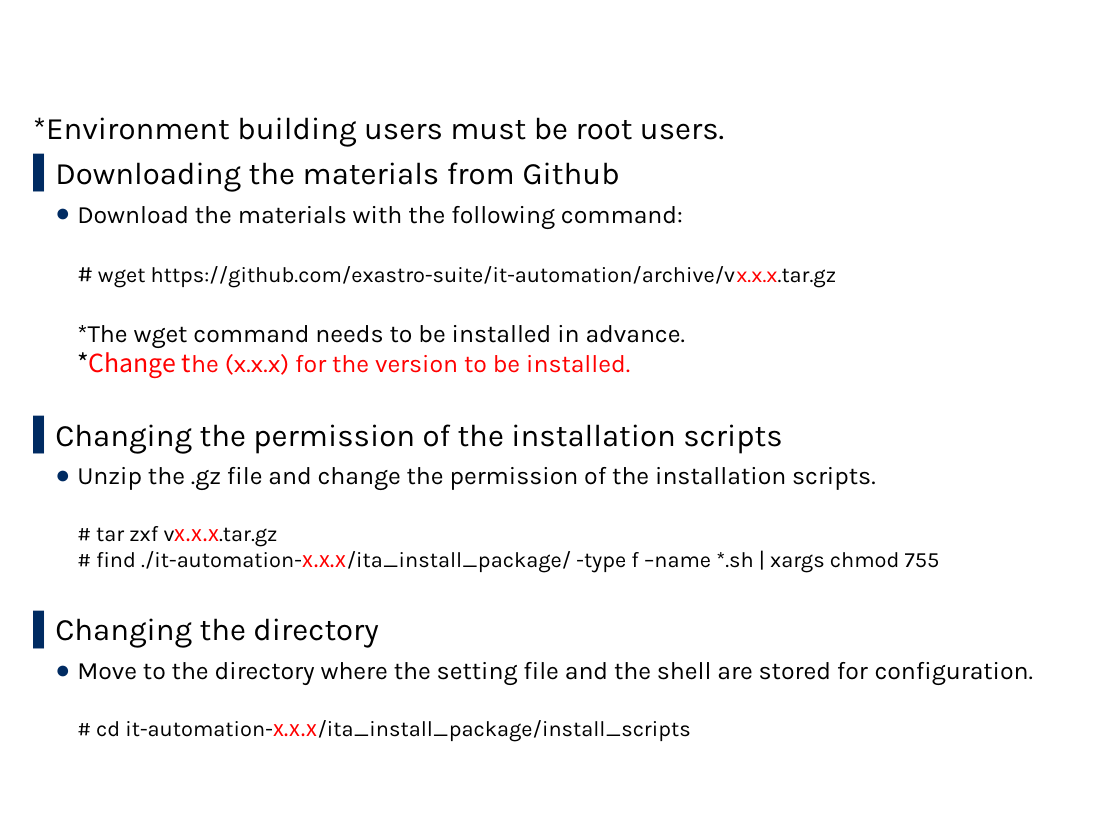
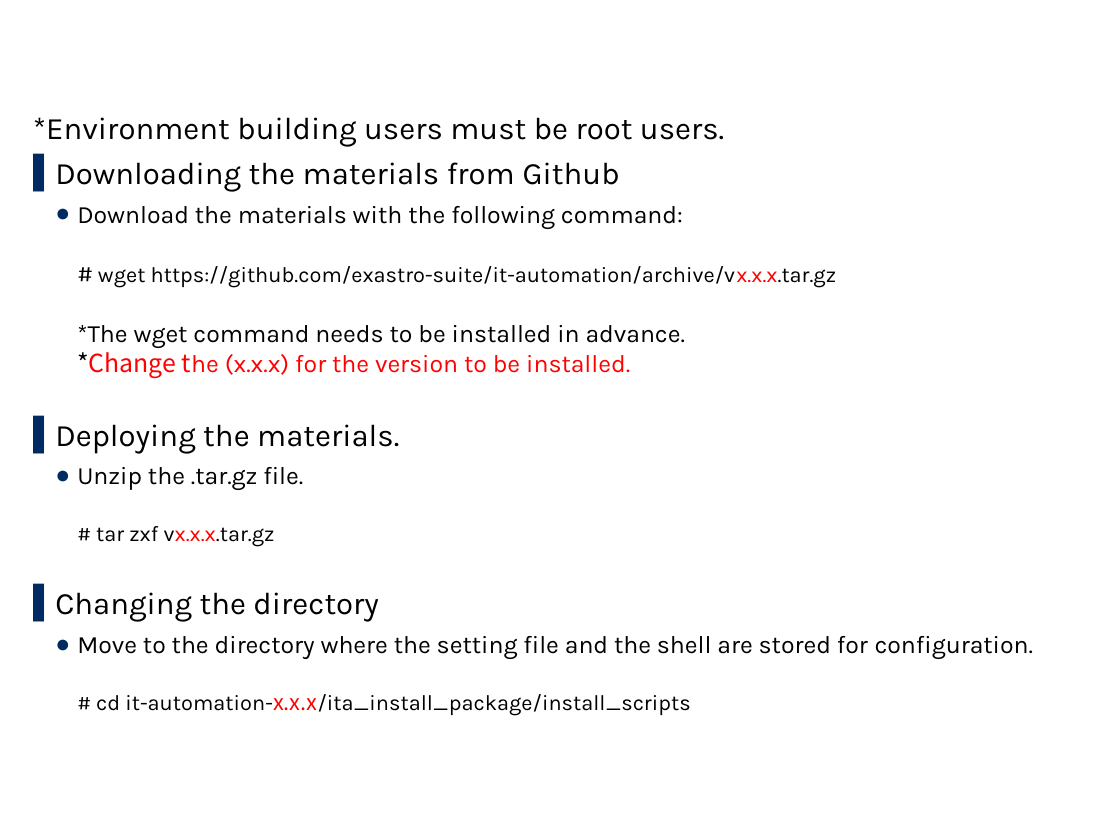
Before and after one commit to exastro-suite/it-automation-docs, a slide deck: slide 13 of asset/Learn/ITA-online-install_en.pptx. Drawn at 1120x840 pixels with LibreOffice and Linux fonts; fonts in the diff are those of the drawing; background and template pictures are left out. Boxes give left, top, right and bottom in pixels: in the first picture for what was removed or moved away, otherwise in the second. Text is boxed around its words. In the diff, an @@ line names an element or a change of style, - is before the commit and + after.

```diff
--- a/asset/Learn/ITA-online-install_en.pptx
+++ b/asset/Learn/ITA-online-install_en.pptx
@@ text at (55, 424, 399, 547): text changed; size 14 to 20 pt @@
-▌ Changing the permission of the installation scripts
-  ● Unzip the .gz file and change the permission of the installation scripts.
-    # tar zxf vx.x.x.tar.gz
-    # find ./it-automation-x.x.x/ita_install_package/ -type f –name *.sh | xargs chmod 755
+▌ Deploying the materials.
+  ● Unzip the .tar.gz file.
+    # tar zxf vx.x.x.tar.gz
```
Also in this commit, not shown: 2 other slides changed.
